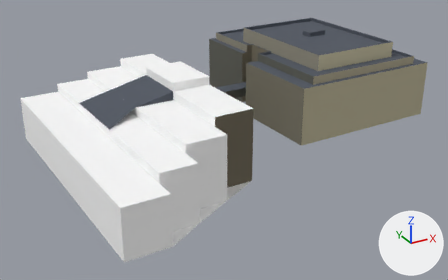
One commit to the glTF model public/twins/chatt/models/unum-provident.glb: the scene before it, then after it.
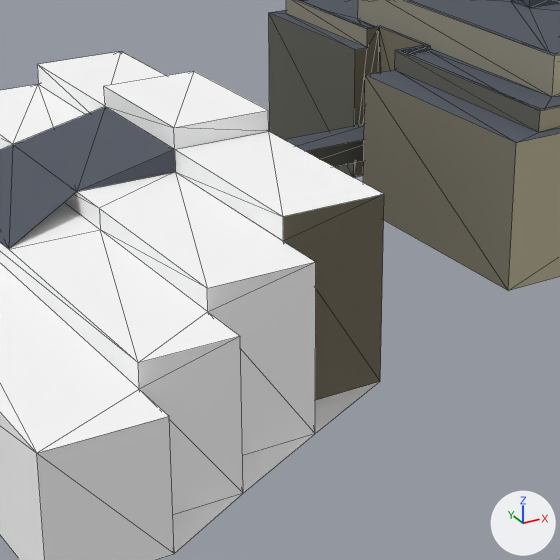
Old and new are each drawn whole from a camera (50 mm lens) standing at (-143.0, -220.0, 109.0) and looking at (-15.0, 11.0, -7.0) and again close up on the part from 24% to 72% of the width and 12% to 89% of the height. The axes (+X, +Y, +Z) are drawn at lower right. The lights are the same throughout. The first two pictures are the older version. The close-ups show mesh edges as thin lines. Where no turn or scale is listed for an object, it has been applied to the vertices. Vertices at exactly the same position are counted once.
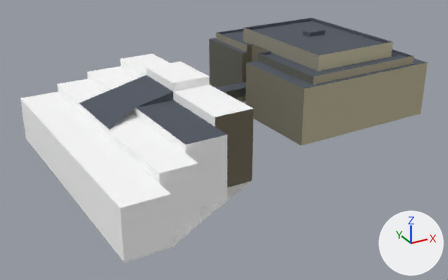
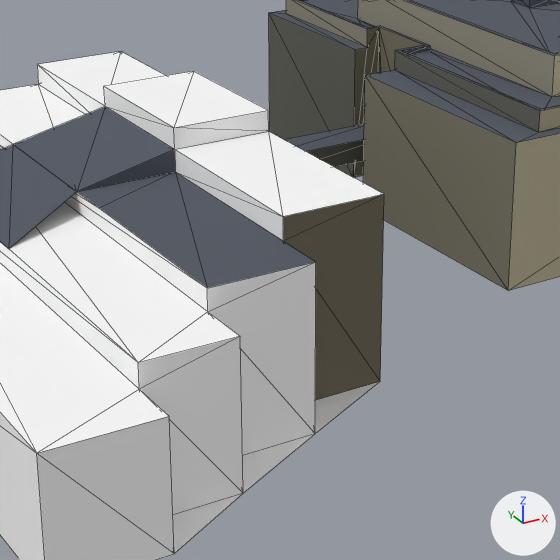
Diff of the bpy script that builds the scene:
```diff
--- a/public/twins/chatt/models/unum-provident.glb.py
+++ b/public/twins/chatt/models/unum-provident.glb.py
@@ me_mesh_0 @@
 # used by ob_mesh_0; location = (-5.6, 14.2, 9.7)
-me_mesh_0.from_pydata(...)  # 144 vertices, 285 faces; spans x -87.0..87.0, y -64.0..64.0, z -24.0..24.0
+me_mesh_0.from_pydata(...)  # 142 vertices, 274 faces; spans x -87.0..87.0, y -64.0..64.0, z -24.0..24.0
+# me_mesh_0 part 1
+# 2 vertices are removed from x -52.0..-50.0, y -8.0..29.0, z 2.0
+# 22 faces are deleted
+# 12 new faces join them, mat_palettematerial002 (picture img_palettebasecolor)
+# me_mesh_0 part 2: 4 kept faces spanning x -51.0..-31.0, y -44.0..2.0, z 5.0 get new texture (UV) coordinates
+# other edits to the shape of me_mesh_0 do not show in these pictures
 me_mesh_0.materials.append(mat_palettematerial001)
```

Changed parts and their boxes (x1, y1, x2, y2) in the close-ups (560 x 560 px):
part 1 of me_mesh_0, reshaped
    both: (0, 84, 208, 362)
part 2 of me_mesh_0, surface changed (white to grey)
    both: (77, 172, 315, 288)
